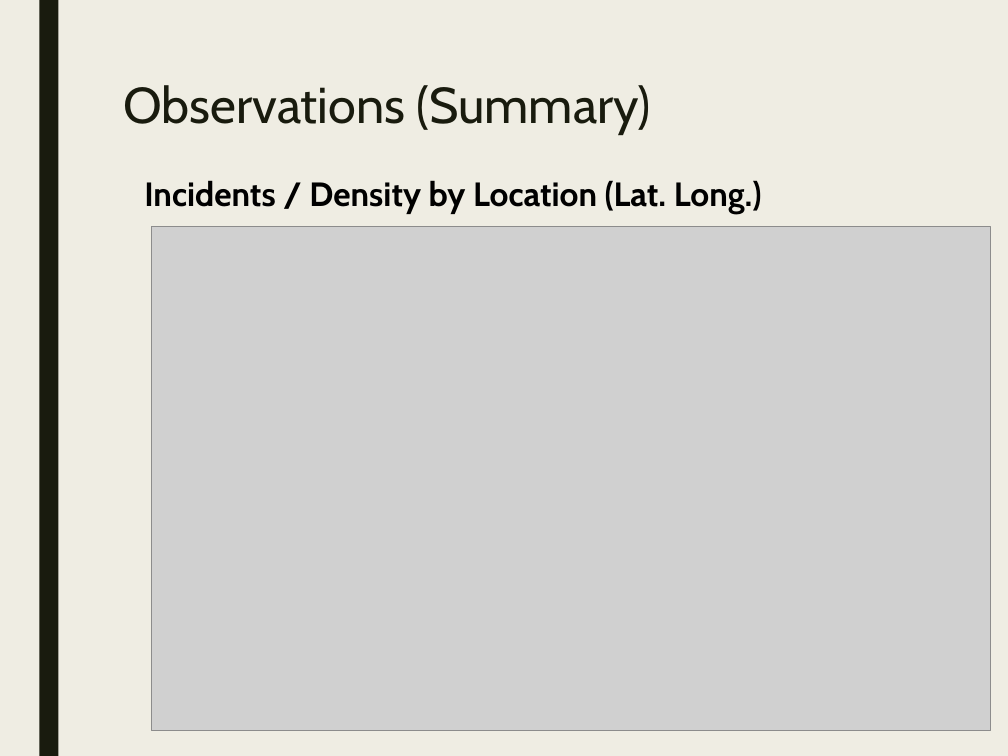
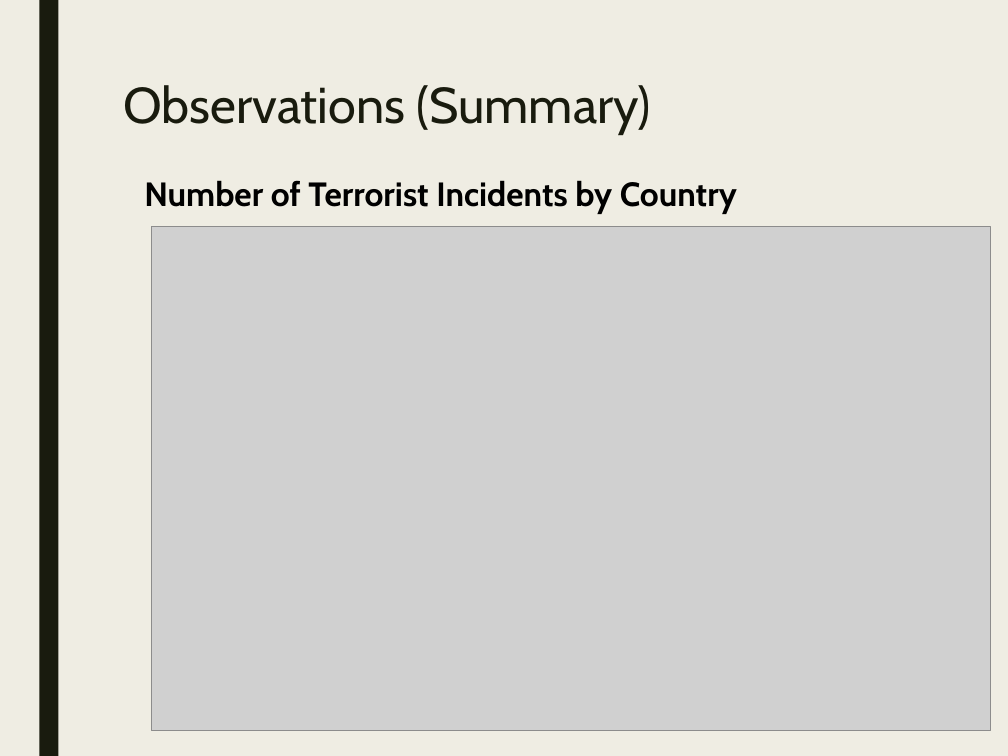
Before and after one commit to stats-learning-fall2019/final-project, a slide deck: slide 7 of presentation/gtdb-final-presentation.pptx (slide 5 before the commit). Drawn at 1008x756 pixels with LibreOffice and Linux fonts; fonts in the diff are those of the drawing; grey boxes stand for pictures. Boxes give left, top, right and bottom in pixels: in the first picture for what was removed or moved away, otherwise in the second. Text is boxed around its words. In the diff, an @@ line names an element or a change of style, - is before the commit and + after.

```diff
--- a/presentation/gtdb-final-presentation.pptx
+++ b/presentation/gtdb-final-presentation.pptx
@@ text at <box>144,180,737,214</box>: text changed @@
-Incidents / Density by Location (Lat. Long.)
+Number of Terrorist Incidents by Country
```
Also in this commit, not shown: 1 other slide changed, 1 slide added, 3 other files.
